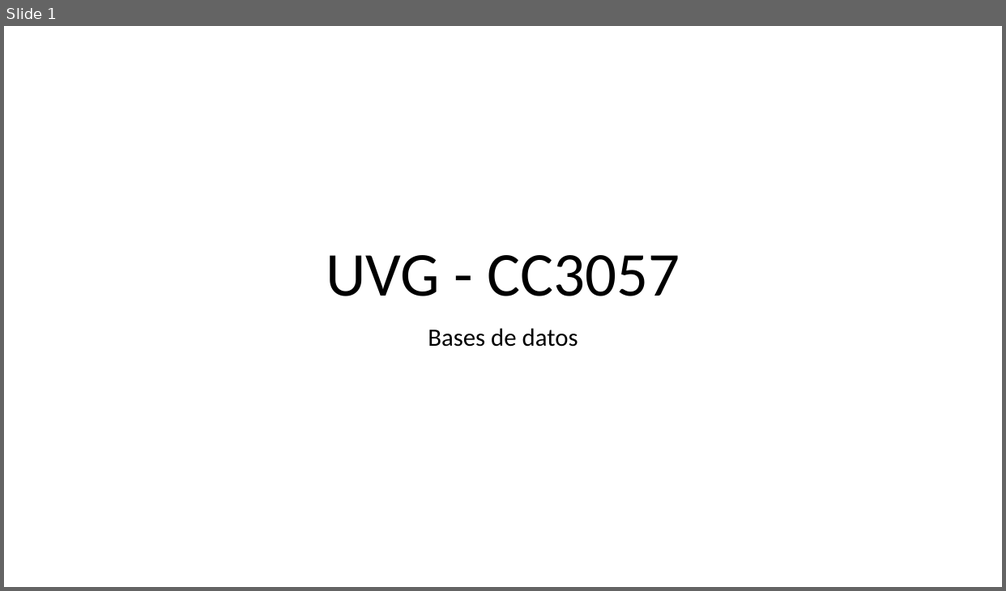
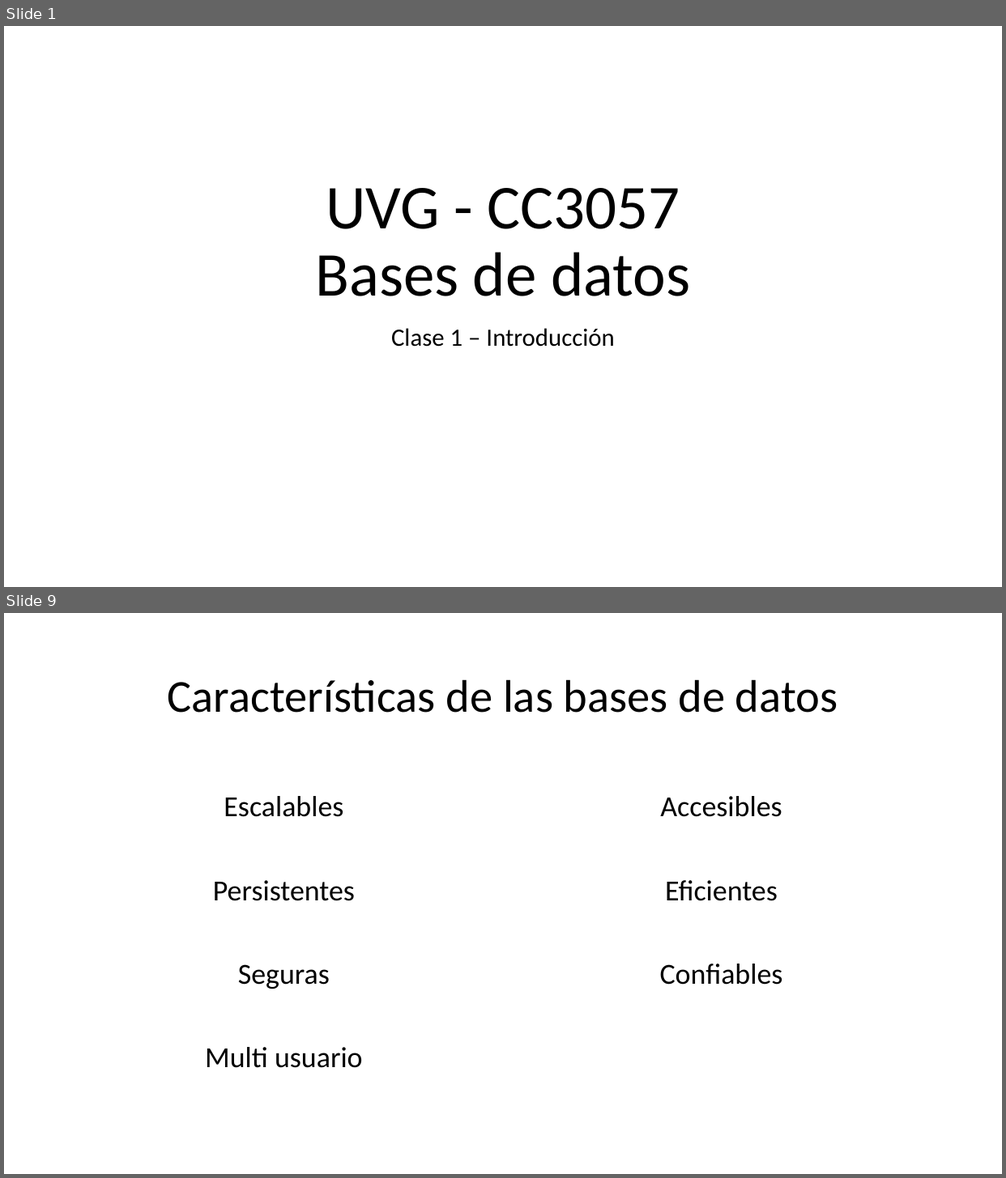
Before and after one commit to hectorh30/cc3057-2017, a slide deck: clases/clase1-introduccion/clase1.pptx. Shown one above the other, each under a label of ours: slide 1 before the commit, slides 1 and 9 after it; the slides between them are not shown. The pictures are 1006x591 and 1006x1178 pixels, drawn with LibreOffice and Linux fonts; fonts in the diff are those of the drawing. Boxes give left, top, right and bottom in pixels: in the first picture for what was removed or moved away, otherwise in the second. Text is boxed around its words. In the diff, an @@ line names an element or a change of style, - is before the commit and + after.

```diff
--- a/clases/clase1-introduccion/clase1.pptx
+++ b/clases/clase1-introduccion/clase1.pptx
@@ slide 9 added at bbox=[4, 613, 1002, 1174], background #FFFFFF @@
@@ title added at bbox=[168, 679, 837, 713], 44 pt, text #000000 @@
+Características de las bases de datos
@@ text added at bbox=[205, 796, 363, 1068], 28 pt, text #000000 @@
+Escalables
+Persistentes
+Seguras
+Multi usuario
@@ text added at bbox=[660, 796, 783, 985], 28 pt, text #000000 @@
+Accesibles
+Eficientes
+Confiables
@@ slide 1 changed as well @@
@@ title at bbox=[315, 188, 690, 297]: text changed @@
-UVG - CC3057
+UVG - CC3057
+Bases de datos
@@ subtitle at bbox=[391, 328, 614, 347]: text changed @@
-Bases de datos
+Clase 1 – Introducción
```
Also in this commit, not shown: 22 other slides added.
